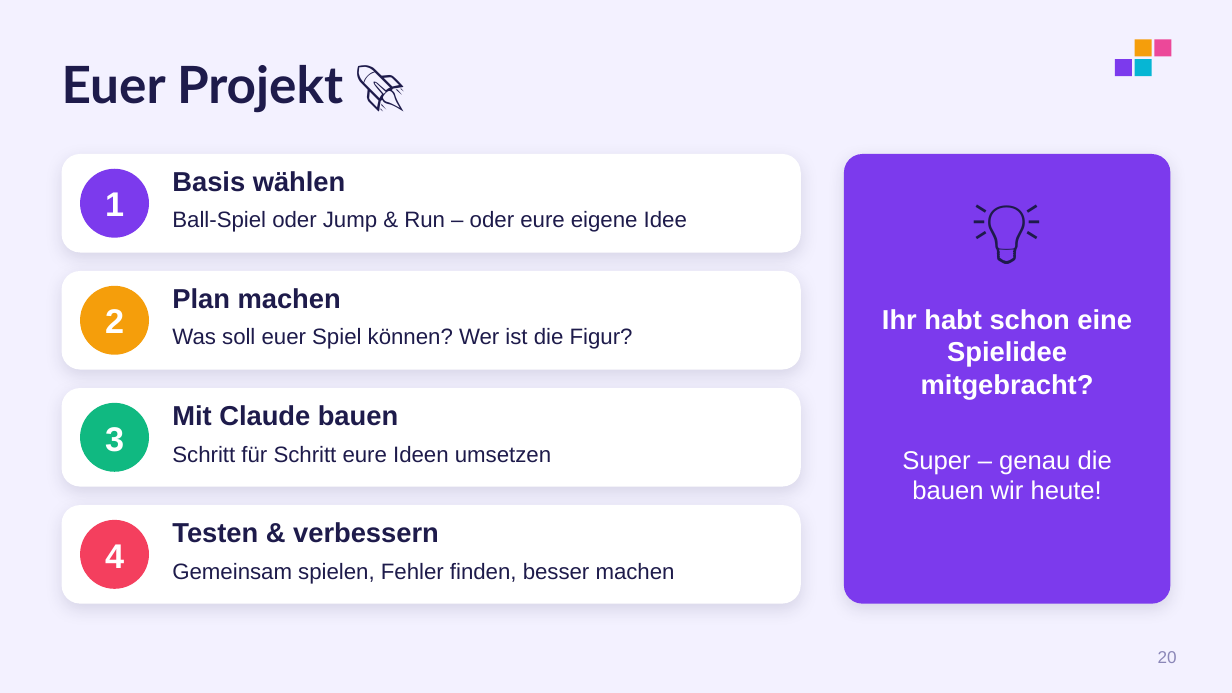
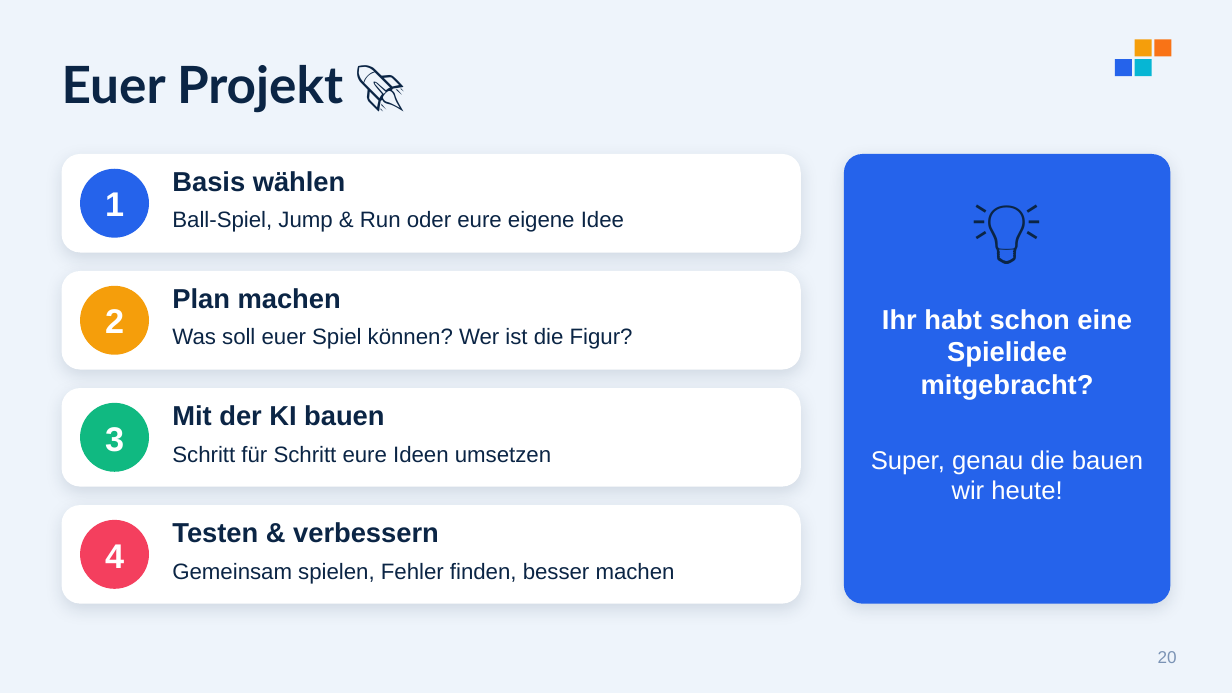
Before and after one commit to Robsbaer/monte26, a slide deck: slide 20 of Dokumente/Folien.pptx. Drawn at 1232x693 pixels with LibreOffice and Linux fonts; fonts in the diff are those of the drawing. Boxes give left, top, right and bottom in pixels: in the first picture for what was removed or moved away, otherwise in the second. Text is boxed around its words. In the diff, an @@ line names an element or a change of style, - is before the commit and + after.

```diff
--- a/Dokumente/Folien.pptx
+++ b/Dokumente/Folien.pptx
@@ background #F3F1FF to #EEF4FB @@
@@ rectangle at (1115, 59, 1132, 76): fill #7C3AED to #2563EB @@
@@ rectangle at (1154, 39, 1172, 57): fill #EC4899 to #F97316 @@
@@ ellipse at (80, 169, 149, 238): fill #7C3AED to #2563EB @@
@@ rounded rectangle at (844, 154, 1170, 604): fill #7C3AED to #2563EB; shadow changed @@
@@ text colour #1E1B4B to #0B2545 in 8 elements at (62, 65, 343, 113), (172, 171, 346, 192), (172, 288, 341, 309), (172, 328, 633, 349), (172, 446, 551, 463), (172, 522, 439, 543), (172, 563, 675, 584), (844, 185, 1170, 283) @@
@@ text at (172, 211, 624, 232): text changed; text colour #1E1B4B to #0B2545 @@
-Ball-Spiel oder Jump & Run – oder eure eigene Idee
+Ball-Spiel, Jump & Run oder eure eigene Idee
@@ text at (172, 405, 384, 426): text changed; text colour #1E1B4B to #0B2545 @@
-Mit Claude bauen
+Mit der KI bauen
@@ text at (871, 450, 1143, 500): text changed @@
-Super – genau die bauen wir heute!
+Super, genau die bauen wir heute!
@@ shadow changed in 4 elements at (62, 154, 801, 253), (62, 271, 801, 370), (62, 388, 801, 487), (62, 505, 801, 604) @@
@@ page number at (1158, 651, 1177, 663): text colour #8B87B8 to #7B93B5 @@
```
Also in this commit, not shown: 31 other slides changed, 7 other files.
